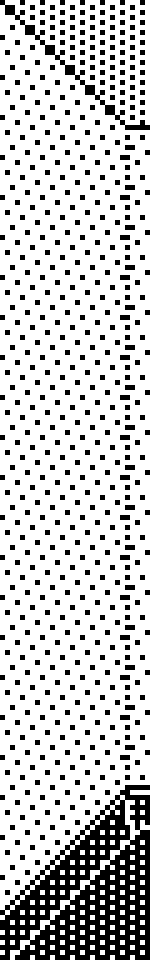
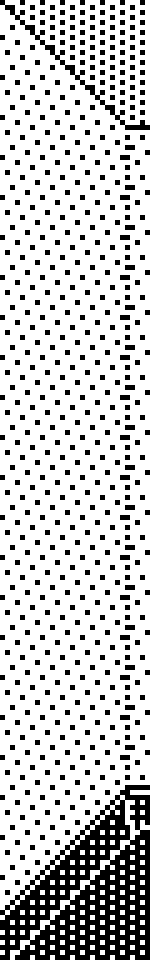
Before/after of a w=150, h=960 layered artwork. What changed in the layer stack:
painted on "Pasted Layer" over [left=5, top=10, right=110, bottom=115]
